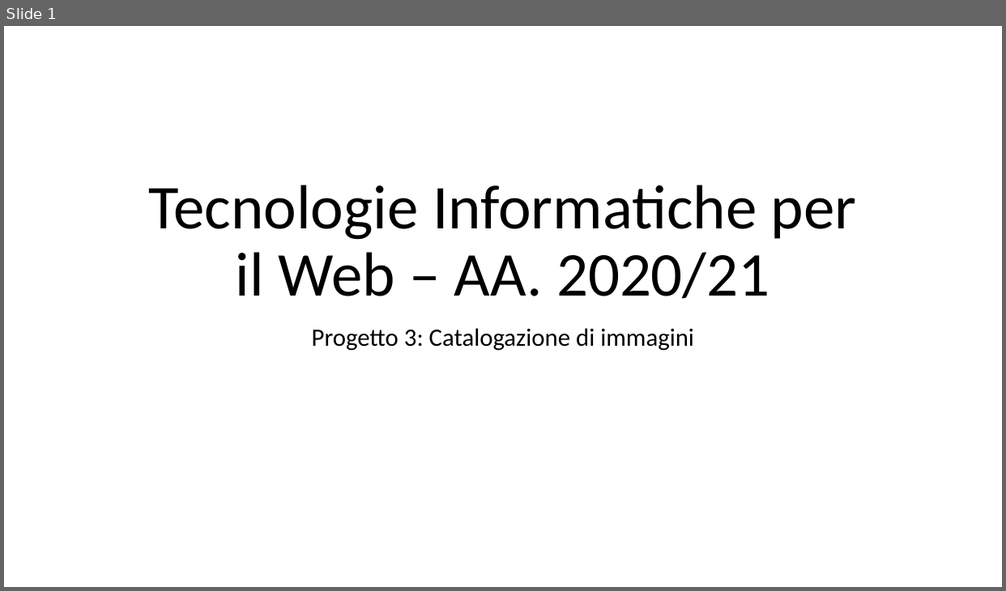
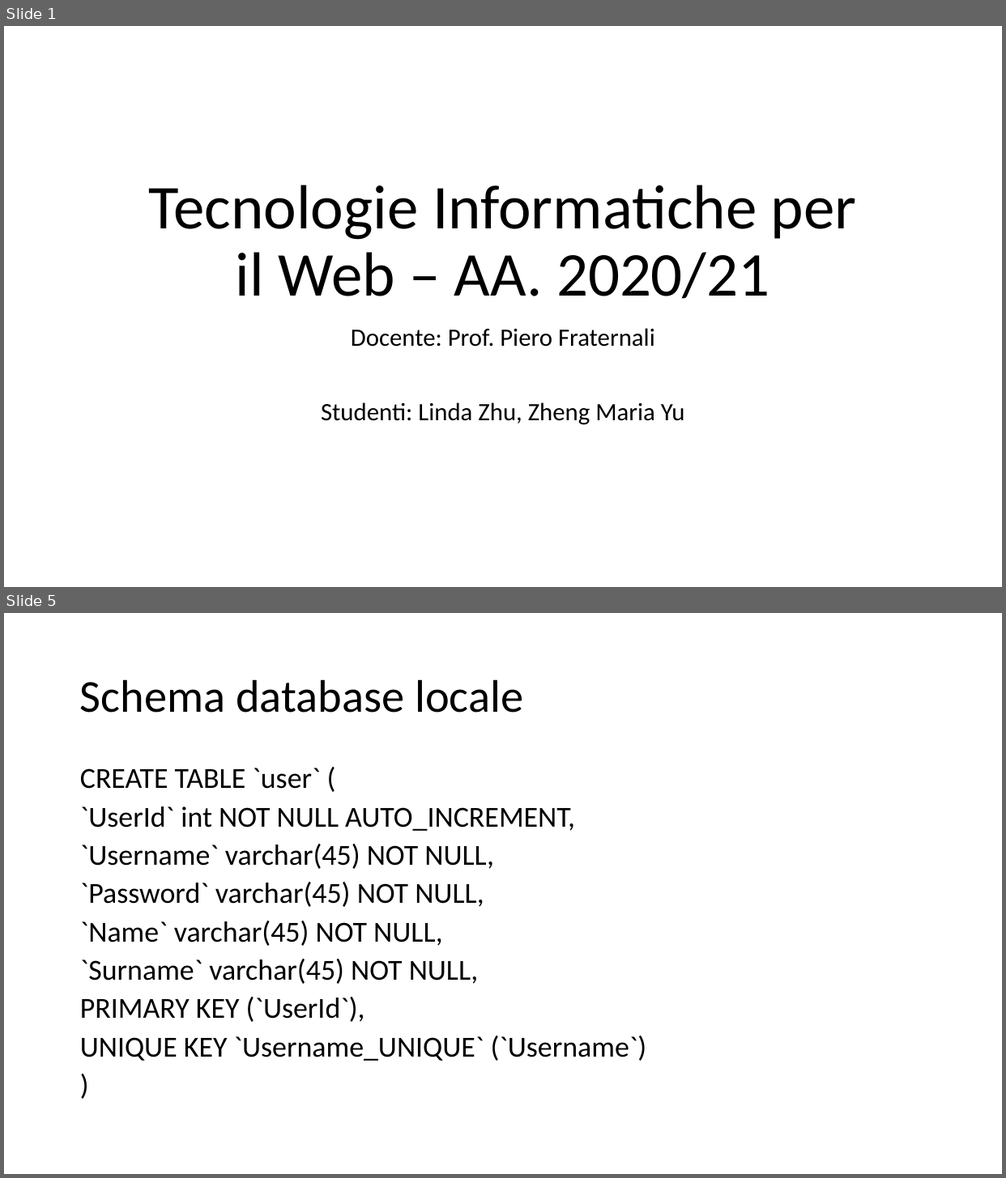
Before and after one commit to Trixyz28/TIW-ImgCatalog, a slide deck: Documents/TIWProject.pptx. Shown one above the other, each under a label of ours: slide 1 before the commit, slides 1 and 5 after it; the slides between them are not shown. The pictures are 1006x591 and 1006x1178 pixels, drawn with LibreOffice and Linux fonts; fonts in the diff are those of the drawing. Boxes give left, top, right and bottom in pixels: in the first picture for what was removed or moved away, otherwise in the second. Text is boxed around its words. In the diff, an @@ line names an element or a change of style, - is before the commit and + after.

```diff
--- a/Documents/TIWProject.pptx
+++ b/Documents/TIWProject.pptx
@@ slide 5 added at <box>4,613,1002,1174</box>, background #FFFFFF @@
@@ title added at <box>80,679,523,713</box>, 44 pt, text #000000 @@
+Schema database locale
@@ text added at <box>80,768,647,1061</box>, 28 pt, text #000000 @@
+CREATE TABLE `user` (
+`UserId` int NOT NULL AUTO_INCREMENT,
+`Username` varchar(45) NOT NULL,
+`Password` varchar(45) NOT NULL,
+`Name` varchar(45) NOT NULL,
+`Surname` varchar(45) NOT NULL,
+PRIMARY KEY (`UserId`),
+UNIQUE KEY `Username_UNIQUE` (`Username`)
+)
@@ slide 1 changed as well @@
@@ subtitle at <box>321,328,685,425</box>: text changed @@
-Progetto 3: Catalogazione di immagini
+Docente: Prof. Piero Fraternali
+Studenti: Linda Zhu, Zheng Maria Yu
```
Also in this commit, not shown: 1 other slide changed, 9 other slides added, 6 other files.
